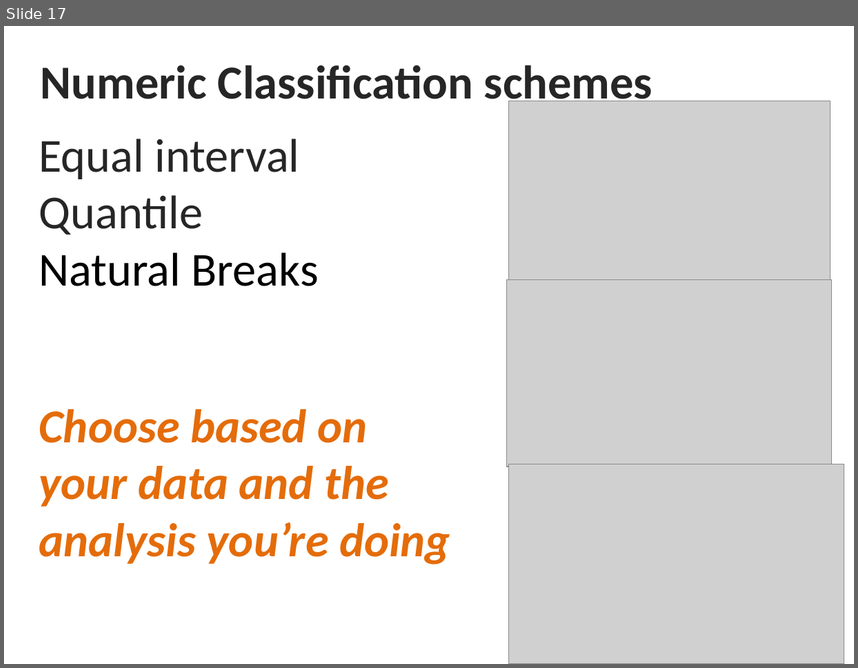
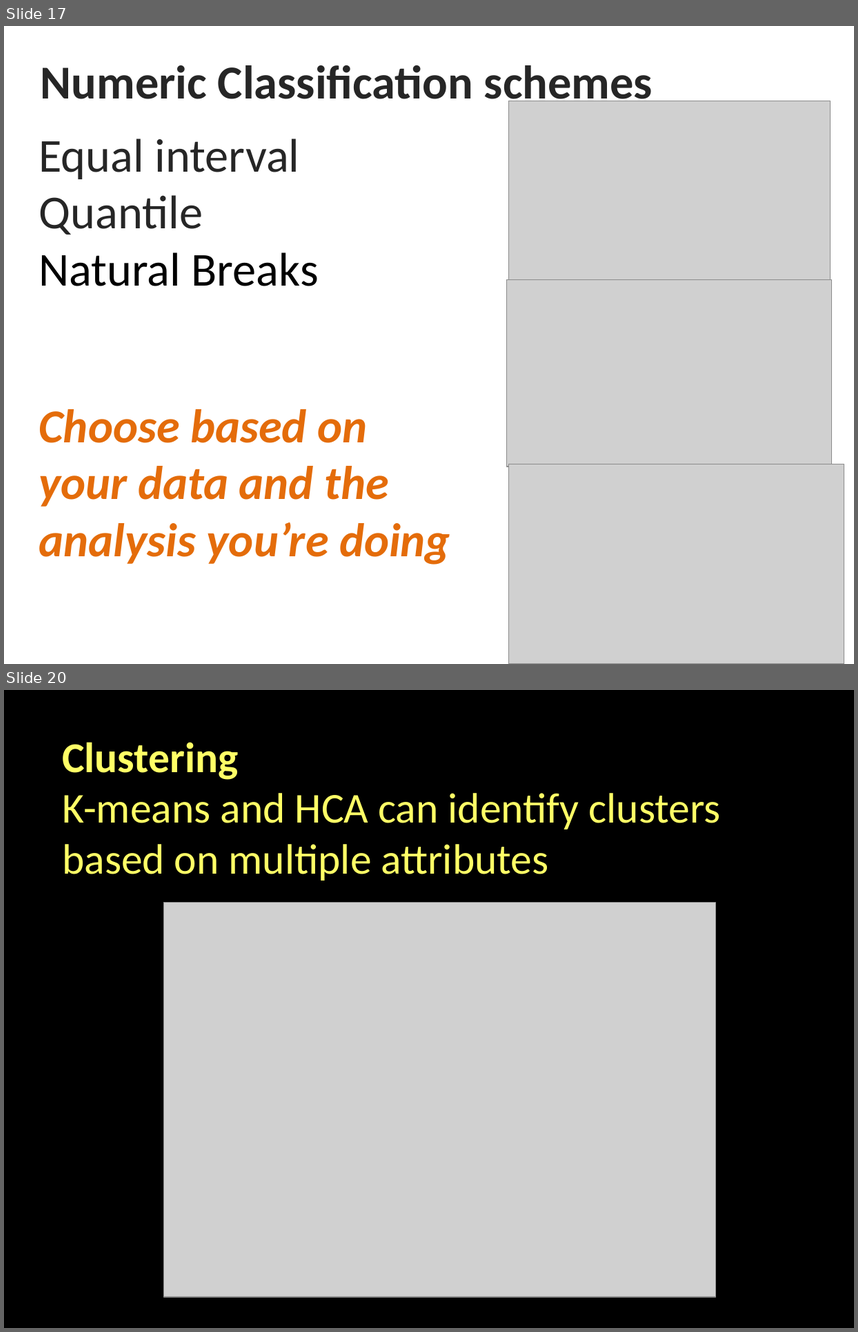
Before and after one commit to jshannon75/geog4300, a slide deck: slides/geog4300_f19_L05-3 Data classification and central tendancy.pptx. Shown one above the other, each under a label of ours: slide 17 before the commit, slides 17 and 20 after it; the slides between them are not shown. The pictures are 858x668 and 858x1332 pixels, drawn with LibreOffice and Linux fonts; fonts in the diff are those of the drawing; grey boxes stand for pictures. Boxes give left, top, right and bottom in pixels: in the first picture for what was removed or moved away, otherwise in the second. Text is boxed around its words. In the diff, an @@ line names an element or a change of style, - is before the commit and + after.

Commit message:
clustering change

```diff
--- a/slides/geog4300_f19_L05-3 Data classification and central tendancy.pptx
+++ b/slides/geog4300_f19_L05-3 Data classification and central tendancy.pptx
@@ slide 20 added at bbox=[4, 690, 854, 1328], background #000000 @@
@@ text added at bbox=[62, 742, 721, 880], 36 pt, text #FFFF66 @@
+Clustering
+K-means and HCA can identify clusters based on multiple attributes
@@ picture added at bbox=[164, 903, 715, 1297] @@
```
Also in this commit, not shown: 1 slide changed, 1 other slide added, 1 other file.
